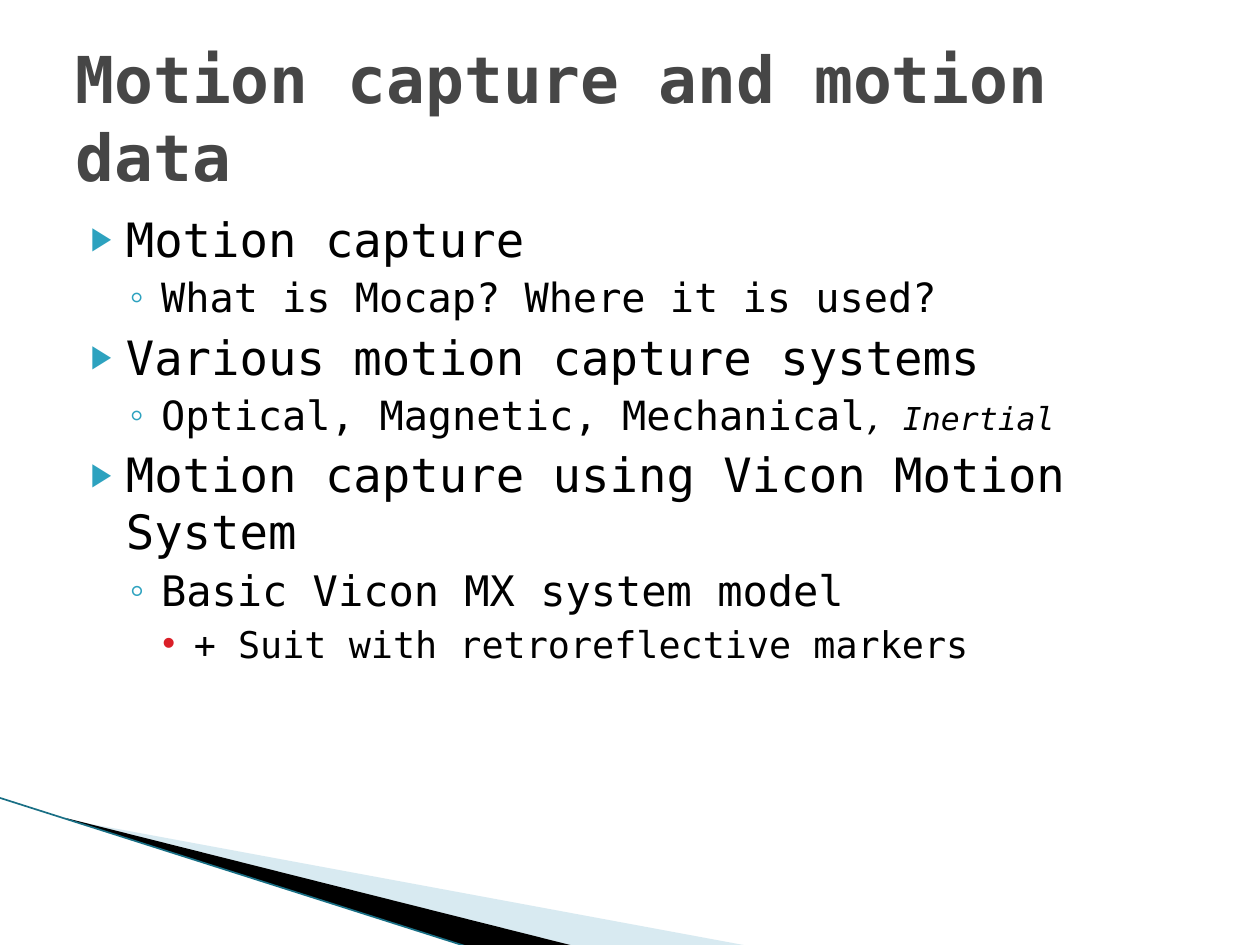
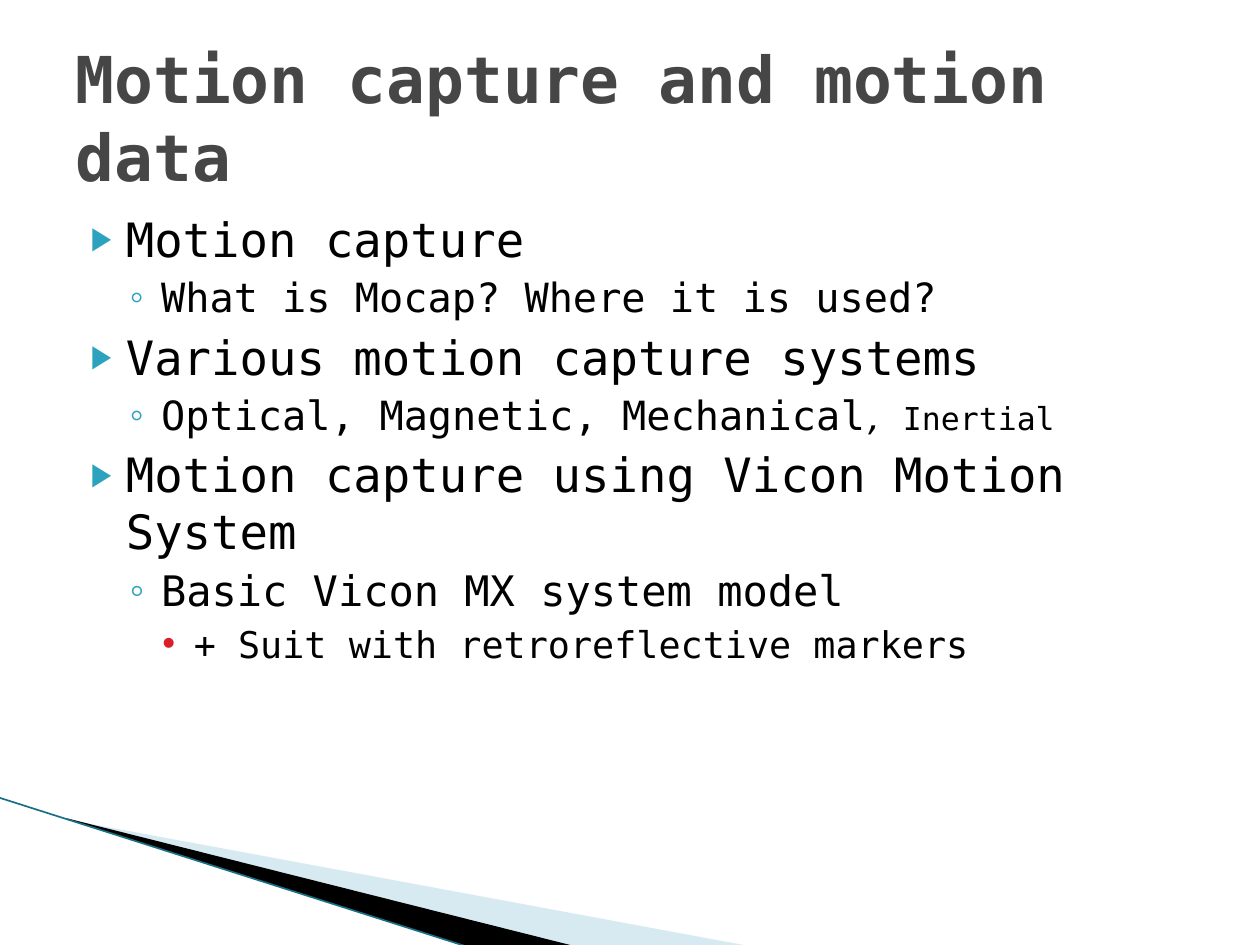
Before and after one commit to hobama/cvg01, a slide deck: slide 6 of docs/Presentation/Presentation.pptx. Drawn at 1260x945 pixels with LibreOffice and Linux fonts; fonts in the diff are those of the drawing; background and template pictures are left out. Boxes give left, top, right and bottom in pixels: in the first picture for what was removed or moved away, otherwise in the second. Text is boxed around its words. In the diff, an @@ line names an element or a change of style, - is before the commit and + after.

```diff
--- a/docs/Presentation/Presentation.pptx
+++ b/docs/Presentation/Presentation.pptx
@@ text at [161,399,1055,439]: italic off in "Inertial" @@
```
Also in this commit, not shown: 11 other slides changed.
